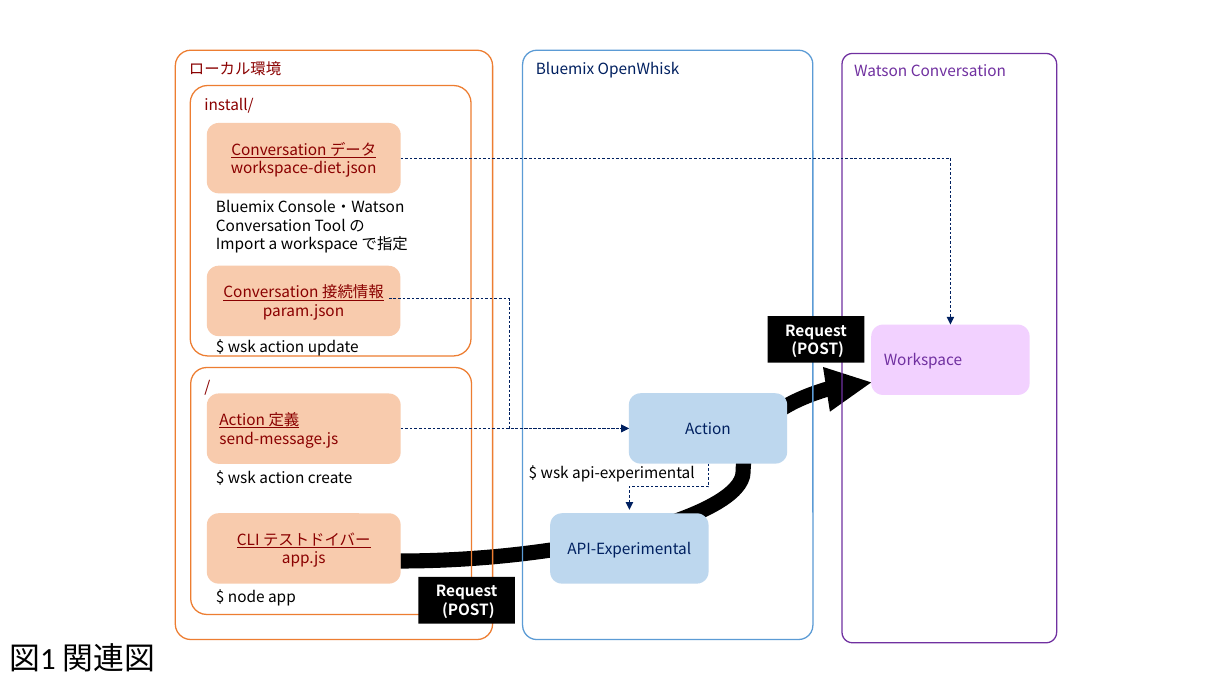
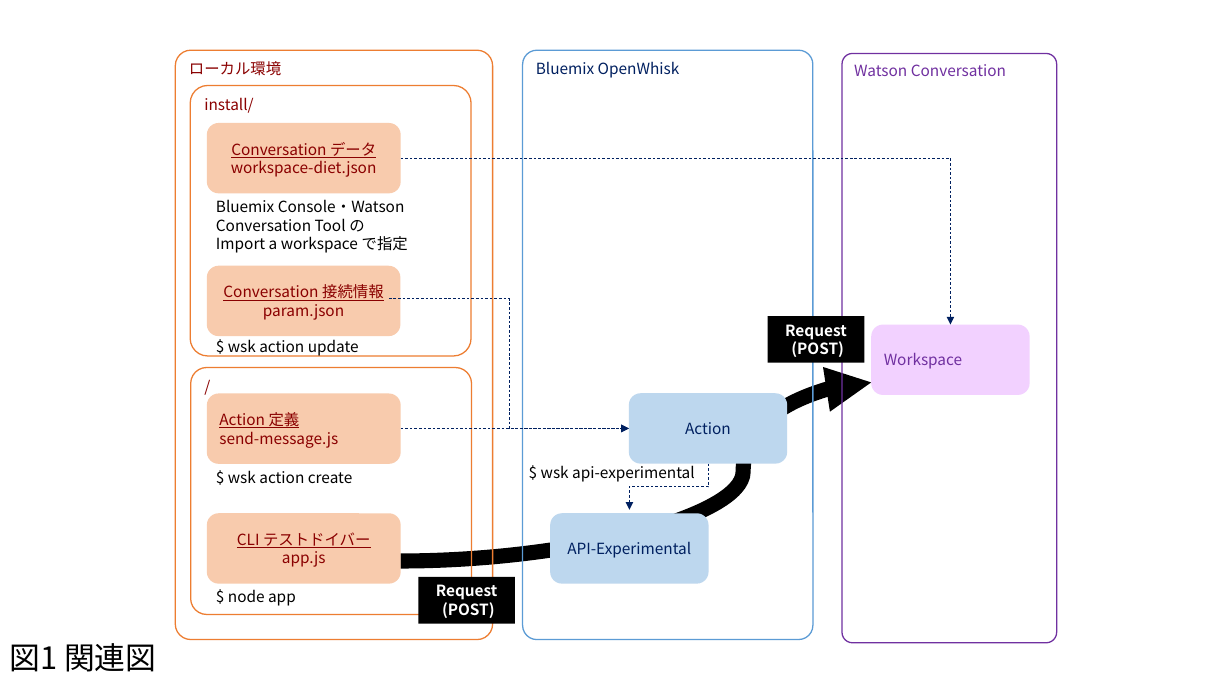
Before and after one commit to ippei0605/serverless-conversation, a slide deck: slide 1 of docs/figure.pptx. Drawn at 1232x693 pixels with LibreOffice and Linux fonts; fonts in the diff are those of the drawing. Boxes give left, top, right and bottom in pixels: in the first picture for what was removed or moved away, otherwise in the second. Text is boxed around its words. In the diff, an @@ line names an element or a change of style, - is before the commit and + after.

```diff
--- a/docs/figure.pptx
+++ b/docs/figure.pptx
@@ title "図1 関連図" at (x1=9, y1=643, x2=156, y2=672): font Calibri to Noto Sans CJK JP @@
```
Also in this commit, not shown: 2 other slides changed, 1 slide added, 1 other file.
